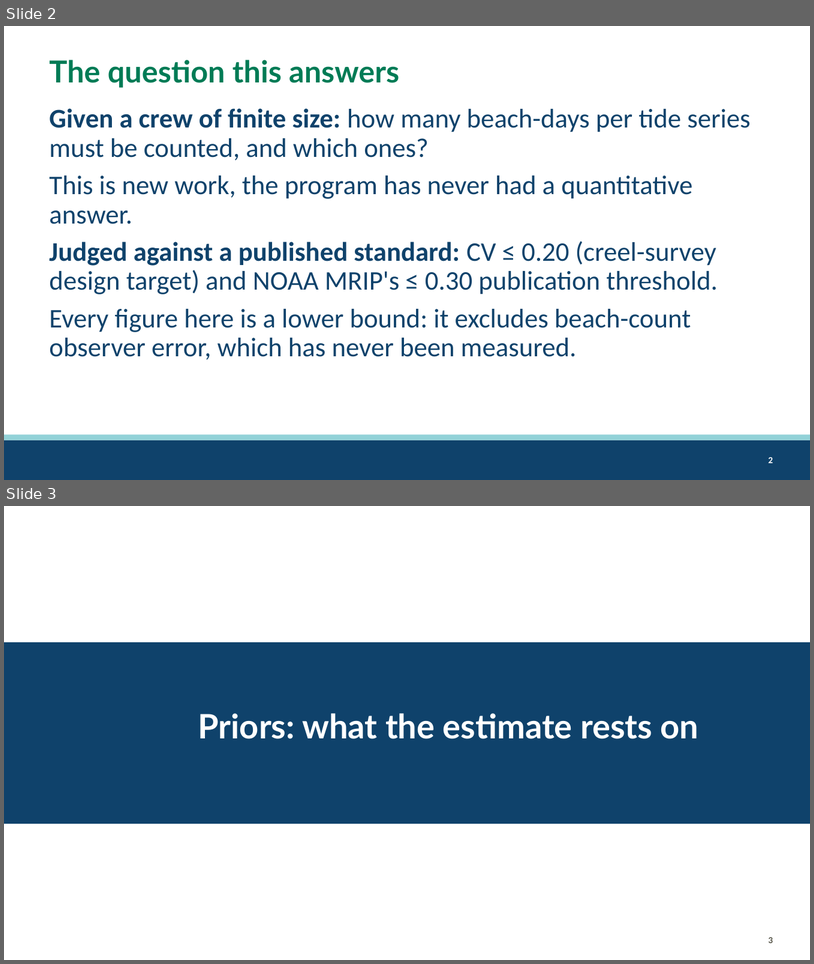
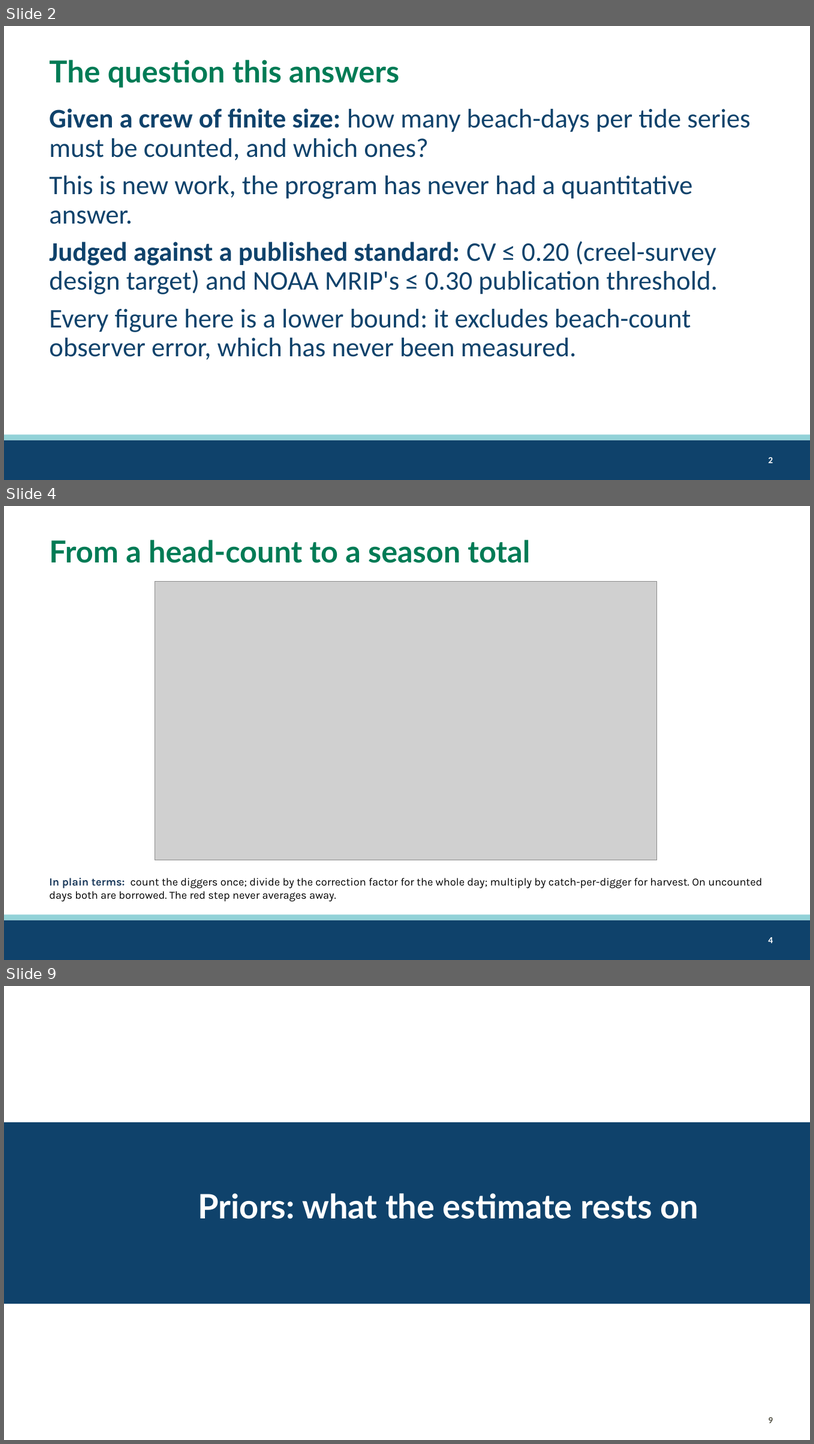
Before and after one commit to mattgeorgephd/razor-clam-harvest-monitoring, a slide deck: 07_presentations/razor-clam-sampling-design.pptx. Shown one above the other, each under a label of ours: slides 2 and 3 before the commit, slides 2, 4 and 9 after it; the slides between them are not shown. The pictures are 814x964 and 814x1444 pixels, drawn with LibreOffice and Linux fonts; fonts in the diff are those of the drawing; grey boxes stand for pictures; background and template pictures are left out. Boxes give left, top, right and bottom in pixels: in the first picture for what was removed or moved away, otherwise in the second. Text is boxed around its words. In the diff, an @@ line names an element or a change of style, - is before the commit and + after.

```diff
--- a/07_presentations/razor-clam-sampling-design.pptx
+++ b/07_presentations/razor-clam-sampling-design.pptx
@@ slide 4 added at (x1=4, y1=506, x2=810, y2=960), background #FFFFFF; not listed: 3 template elements that a slide beside it also shows @@
@@ title added at (x1=49, y1=540, x2=530, y2=563), 36 pt, text #007B55, bold @@
+From a head-count to a season total
@@ picture added at (x1=155, y1=582, x2=658, y2=860) @@
@@ text added at (x1=49, y1=877, x2=762, y2=901), 13 pt, text #000000 @@
+In plain terms: count the diggers once; divide by the correction factor for the whole day; multiply by catch-per-digger for harvest. On uncounted days both are borrowed. The red step never averages away.
@@ what was slide 3 is now slide 9 @@
@@ page number at (x1=768, y1=1417, x2=773, y2=1423): text changed @@
-3
+9
```
Also in this commit, not shown: 1 slide changed, 6 other slides added, 1 slide removed, 9 other files.
